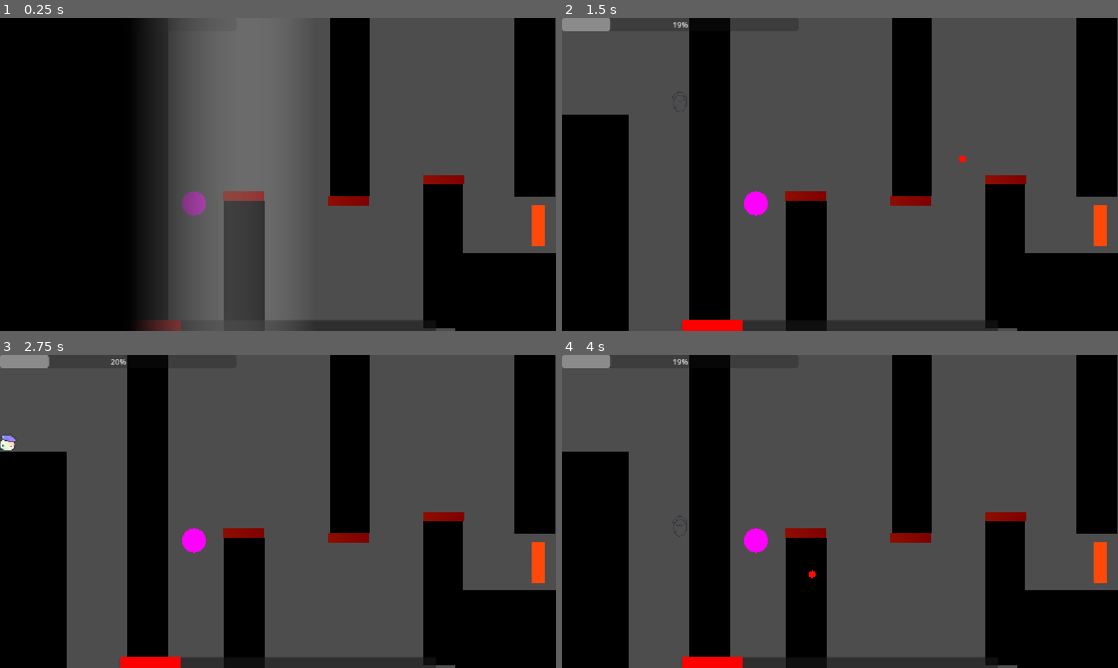
Above: before the commit, frames 1-4 (two rows, left to right).
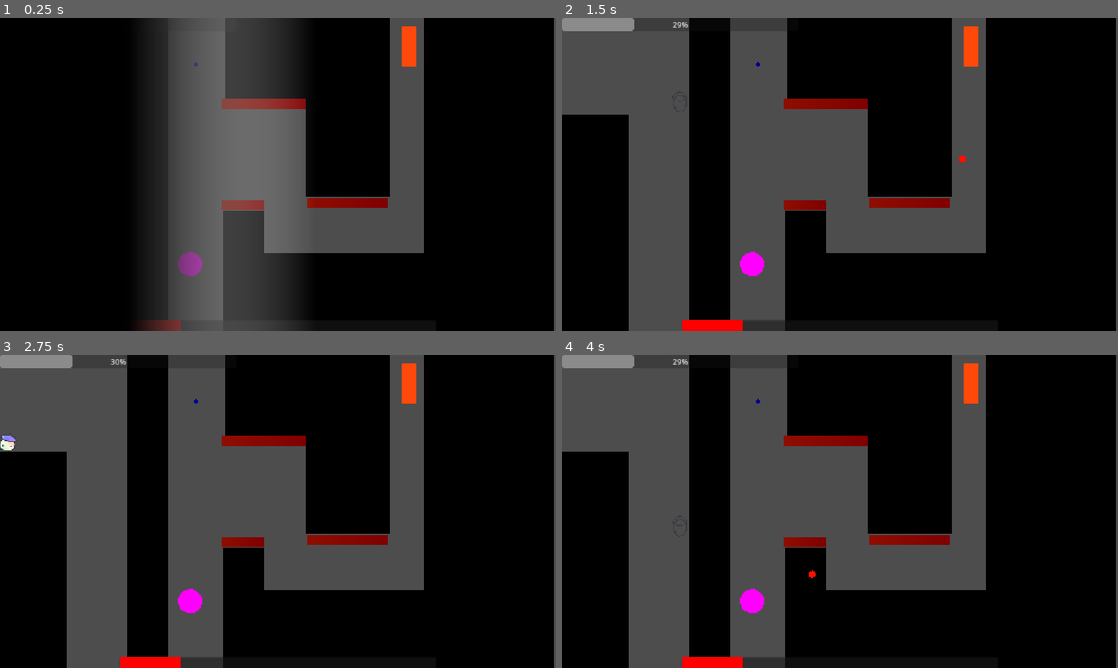
Above: after the commit, the same moments.

Repository: Cayuga007/summer-summit-2026
Game: Godot game, scene res://Levels/Level_13.tscn
Two runs of this game, one before a commit and one after it. Both use one fixed random seed, a clock stepped at 60 frames per second and the inputs below. This scene is started directly instead of the project's main scene. The engine's default icon, where the game draws it, is replaced by a stand-in: a white triangle on a blue panel in a dark square.
Inputs (mouse positions are in pixels of both pictures, inside the frame that each line leads up to):
- Up to frame 1 (0.25 s): no input
- Up to frame 2 (1.5 s): move the mouse to (962, 158) at 0.52 s; hold D (right) from 0.53 s (still down); click (962, 158) at 0.67 s; tap Space (jump) at 0.77 s; tap Enter at 1.25 s; move the mouse to (728, 190) at 1.27 s
- Up to frame 3 (2.75 s): tap Space (jump) at 1.52, 2 s; move the mouse to (333, 442) at 2.02 s; release D (right) at 2.03 s; hold A (left) from 2.03 s (still down)
- Up to frame 4 (4 s): move the mouse to (812, 574) at 2.77 s; release A (left) at 2.78 s; hold D (right) from 2.78 s (still down); click (812, 574) at 2.92 s; tap Space (jump) at 3.02, 3.77 s; tap Enter at 3.5 s; move the mouse to (1006, 558) at 3.52 s

The runs differ from the first frame. In frame 1, 30% of the frame differs, in the area x 32-100%, y 0-100%; in frame 2, 30%, in the area x 8-100%, y 0-100%; in frame 3, 30%; in frame 4, 30%.

Commit message:
lvl 13, 14, and remove portal collider

Diff:
--- a/Levels/Level_13.tscn
+++ b/Levels/Level_13.tscn
@@ -11,89 +11,85 @@
 
 [sub_resource type="WorldBoundaryShape2D" id="WorldBoundaryShape2D_8a5oj"]
 
-[node name="Level_13" type="Node2D" node_paths=PackedStringArray("_buckets")]
+[node name="Level_13" type="Node2D" unique_id=389958481 node_paths=PackedStringArray("_buckets")]
 script = ExtResource("1_73ky0")
 _buckets = NodePath("Buckets")
-starting_paint_amount = 20.0
+starting_paint_amount = 30.0
 
-[node name="LevelCompleted" parent="." instance=ExtResource("2_cggpm")]
+[node name="LevelCompleted" parent="." unique_id=798327044 instance=ExtResource("2_cggpm")]
 visible = false
 
-[node name="Camera2D" type="Camera2D" parent="."]
+[node name="Camera2D" type="Camera2D" parent="." unique_id=837408743]
 zoom = Vector2(0.5, 0.5)
 
-[node name="Player" parent="." instance=ExtResource("3_t02o0")]
+[node name="Player" parent="." unique_id=864404923 instance=ExtResource("3_t02o0")]
 position = Vector2(-1020, -288)
 
-[node name="Platform" parent="." instance=ExtResource("4_tsrm8")]
+[node name="Platform" parent="." unique_id=1905428966 instance=ExtResource("4_tsrm8")]
 position = Vector2(-1018, 207.00002)
 scale = Vector2(2.8399947, 9.04)
 
-[node name="Platform2" parent="." instance=ExtResource("4_tsrm8")]
+[node name="Platform2" parent="." unique_id=859226991 instance=ExtResource("4_tsrm8")]
 position = Vector2(-540, -3.0000153)
 scale = Vector2(1.6799948, 13.2)
 
-[node name="Platform3" parent="." instance=ExtResource("4_tsrm8")]
-position = Vector2(-138, 379)
+[node name="Platform3" parent="." unique_id=1164574962 instance=ExtResource("4_tsrm8")]
+position = Vector2(-142, 417.99994)
 scale = Vector2(1.6799948, 5.3599997)
 
-[node name="Platform4" parent="." instance=ExtResource("4_tsrm8")]
-position = Vector2(298, -284.99997)
-scale = Vector2(1.6799948, 7.4399996)
+[node name="Platform7" parent="." unique_id=1911292054 instance=ExtResource("4_tsrm8")]
+position = Vector2(248, 489)
+scale = Vector2(7.1199937, 3.2799993)
 
-[node name="Platform5" parent="." instance=ExtResource("4_tsrm8")]
-position = Vector2(684, 337.00003)
-scale = Vector2(1.6799948, 5.9599996)
-
-[node name="Platform6" parent="." instance=ExtResource("4_tsrm8")]
-position = Vector2(1064, -279)
-scale = Vector2(1.6799948, 7.4799995)
-
-[node name="Platform7" parent="." instance=ExtResource("4_tsrm8")]
-position = Vector2(952, 489)
-scale = Vector2(4.359995, 3.2799993)
-
-[node name="Floor" type="StaticBody2D" parent="."]
+[node name="Floor" type="StaticBody2D" parent="." unique_id=1014523875]
 position = Vector2(0, 666)
 
-[node name="CollisionShape2D" type="CollisionShape2D" parent="Floor"]
+[node name="CollisionShape2D" type="CollisionShape2D" parent="Floor" unique_id=2023435161]
 shape = SubResource("WorldBoundaryShape2D_8a5oj")
 
-[node name="VictoryDoor" parent="." instance=ExtResource("5_u4n5n")]
-position = Vector2(1080, 212.00002)
+[node name="VictoryDoor" parent="." unique_id=1387641807 instance=ExtResource("5_u4n5n")]
+position = Vector2(543, -529)
 
-[node name="Ceiling" type="StaticBody2D" parent="."]
+[node name="Ceiling" type="StaticBody2D" parent="." unique_id=787770268]
 position = Vector2(4, -688)
 rotation = -3.1415925
 
-[node name="CollisionShape2D" type="CollisionShape2D" parent="Ceiling"]
+[node name="CollisionShape2D" type="CollisionShape2D" parent="Ceiling" unique_id=706705655]
 shape = SubResource("WorldBoundaryShape2D_8a5oj")
 
-[node name="HazardBlock4" parent="." instance=ExtResource("6_74g1q")]
-position = Vector2(-136, 88.00001)
+[node name="HazardBlock4" parent="." unique_id=828659491 instance=ExtResource("6_74g1q")]
+position = Vector2(-140, 126.99994)
 scale = Vector2(5.329069, 1.16)
 
-[node name="HazardBlock5" parent="." instance=ExtResource("6_74g1q")]
-position = Vector2(296, 108)
-scale = Vector2(5.329069, 1.16)
+[node name="Platform8" parent="." unique_id=1487216132 instance=ExtResource("4_tsrm8")]
+position = Vector2(-46, -576)
+scale = Vector2(3.4580107, 5.3599997)
 
-[node name="HazardBlock6" parent="." instance=ExtResource("6_74g1q")]
-position = Vector2(692, 20.000008)
-scale = Vector2(5.329069, 1.16)
+[node name="HazardBlock7" parent="." unique_id=2111362905 instance=ExtResource("6_74g1q")]
+position = Vector2(-44, -293)
+scale = Vector2(10.969069, 1.16)
 
-[node name="Buckets" type="Node2D" parent="."]
+[node name="Platform9" parent="." unique_id=232114850 instance=ExtResource("4_tsrm8")]
+position = Vector2(290, -294)
+scale = Vector2(3.4660585, 7.76)
 
-[node name="Bucket" parent="Buckets" instance=ExtResource("7_xivkf")]
-position = Vector2(-348, 120)
+[node name="HazardBlock8" parent="." unique_id=284748221 instance=ExtResource("6_74g1q")]
+position = Vector2(299, 117.99997)
+scale = Vector2(10.489071, 1.16)
+
+[node name="Buckets" type="Node2D" parent="." unique_id=691748122]
+
+[node name="Bucket" parent="Buckets" unique_id=1076440276 instance=ExtResource("7_xivkf")]
+position = Vector2(-364, 372)
 fill_amount = 20
 
-[node name="PortalPlatform" parent="." instance=ExtResource("8_cggpm")]
-position = Vector2(-340, 539)
+[node name="PortalPlatform" parent="." unique_id=2045743167 instance=ExtResource("8_cggpm")]
+position = Vector2(-340, -455)
 
-[node name="Wall" parent="." instance=ExtResource("4_tsrm8")]
+[node name="Wall" parent="." unique_id=2052011722 instance=ExtResource("4_tsrm8")]
 position = Vector2(-1206, 15)
 scale = Vector2(0.880003, 13.560001)
 
-[node name="Wall2" parent="." instance=ExtResource("4_tsrm8")]
-position = Vector2(1203, 15)
-scale = Vector2(0.880003, 13.560001)
+[node name="Wall2" parent="." unique_id=953986725 instance=ExtResource("4_tsrm8")]
+position = Vector2(873, 15)
+scale = Vector2(5.4000053, 13.560001)
--- a/Levels/Level_14.tscn
+++ b/Levels/Level_14.tscn
@@ -10,92 +10,73 @@
 
 [sub_resource type="WorldBoundaryShape2D" id="WorldBoundaryShape2D_8a5oj"]
 
-[node name="Level_14" type="Node2D"]
+[node name="Level_14" type="Node2D" unique_id=1071581743]
 script = ExtResource("1_bihxa")
-starting_paint_amount = 50.0
 
-[node name="LevelCompleted" parent="." instance=ExtResource("2_ruyes")]
+[node name="LevelCompleted" parent="." unique_id=1687650689 instance=ExtResource("2_ruyes")]
 visible = false
 
-[node name="Camera2D" type="Camera2D" parent="."]
+[node name="Camera2D" type="Camera2D" parent="." unique_id=246837316]
 zoom = Vector2(0.5, 0.5)
 
-[node name="Player" parent="." instance=ExtResource("3_ur2v3")]
+[node name="Player" parent="." unique_id=1891517377 instance=ExtResource("3_ur2v3")]
 position = Vector2(-1020, 482)
 
-[node name="Platform" parent="." instance=ExtResource("4_cew5e")]
+[node name="Platform" parent="." unique_id=325479051 instance=ExtResource("4_cew5e")]
 position = Vector2(-4, 601)
 scale = Vector2(23.639994, 1.0400009)
 
-[node name="Platform2" parent="." instance=ExtResource("4_cew5e")]
+[node name="Platform2" parent="." unique_id=1444246601 instance=ExtResource("4_cew5e")]
 position = Vector2(-4, 315)
 scale = Vector2(23.639994, 1.0400009)
 
-[node name="Platform4" parent="." instance=ExtResource("4_cew5e")]
-position = Vector2(-220.00003, -607)
-scale = Vector2(10.879993, 1.0400009)
-
-[node name="Platform6" parent="." instance=ExtResource("4_cew5e")]
-position = Vector2(10.000008, -161)
-scale = Vector2(3.4799938, 1.0400009)
-
-[node name="Platform5" parent="." instance=ExtResource("4_cew5e")]
-position = Vector2(244, -333)
-scale = Vector2(1.239994, 4.480001)
-
-[node name="Platform3" parent="." instance=ExtResource("4_cew5e")]
-position = Vector2(-968, -185)
-scale = Vector2(4.2799945, 9.360001)
-
-[node name="Platform7" parent="." instance=ExtResource("4_cew5e")]
-position = Vector2(1018, -71)
+[node name="Platform7" parent="." unique_id=1965200140 instance=ExtResource("4_cew5e")]
+position = Vector2(-1027, -454)
 scale = Vector2(2.8399944, 6.88)
 
-[node name="Floor" type="StaticBody2D" parent="."]
+[node name="Floor" type="StaticBody2D" parent="." unique_id=1653428672]
 position = Vector2(0, 666)
 
-[node name="CollisionShape2D" type="CollisionShape2D" parent="Floor"]
+[node name="CollisionShape2D" type="CollisionShape2D" parent="Floor" unique_id=952907621]
 shape = SubResource("WorldBoundaryShape2D_8a5oj")
 
-[node name="VictoryDoor" parent="." instance=ExtResource("5_w7fsl")]
-position = Vector2(12, -398)
+[node name="VictoryDoor" parent="." unique_id=908644381 instance=ExtResource("5_w7fsl")]
+position = Vector2(246, -83)
 
-[node name="Ceiling" type="StaticBody2D" parent="."]
+[node name="Ceiling" type="StaticBody2D" parent="." unique_id=830335207]
 position = Vector2(4, -688)
 rotation = -3.1415925
 
-[node name="CollisionShape2D" type="CollisionShape2D" parent="Ceiling"]
+[node name="CollisionShape2D" type="CollisionShape2D" parent="Ceiling" unique_id=513721354]
 shape = SubResource("WorldBoundaryShape2D_8a5oj")
 
-[node name="HazardBlock4" parent="." instance=ExtResource("6_fwsov")]
-position = Vector2(96, -87.99999)
-scale = Vector2(15.409069, 1.16)
+[node name="HazardBlock5" parent="." unique_id=1587802551 instance=ExtResource("6_fwsov")]
+position = Vector2(38, 241.00002)
+scale = Vector2(74.56907, 1.16)
 
-[node name="HazardBlock7" parent="." instance=ExtResource("6_fwsov")]
-position = Vector2(-566, 21.999971)
-rotation = 0.41272888
-scale = Vector2(12.250543, 1.16)
+[node name="HazardBlock7" parent="." unique_id=2111362905 instance=ExtResource("6_fwsov")]
+position = Vector2(-210, -152)
+scale = Vector2(8.169067, 1.16)
 
-[node name="HazardBlock8" parent="." instance=ExtResource("6_fwsov")]
-position = Vector2(-341.9999, -198.00003)
-rotation = 0.41272888
-scale = Vector2(12.250543, 1.16)
-
-[node name="HazardBlock5" parent="." instance=ExtResource("6_fwsov")]
-position = Vector2(115.99999, 248.00002)
-scale = Vector2(51.529068, 1.16)
-
-[node name="HazardBlock6" parent="." instance=ExtResource("6_fwsov")]
-position = Vector2(1026, -434.00003)
+[node name="HazardBlock6" parent="." unique_id=696902360 instance=ExtResource("6_fwsov")]
+position = Vector2(-1019, -114)
 scale = Vector2(8.769069, 1.16)
 
-[node name="PortalPlatform" parent="." instance=ExtResource("7_npj2g")]
-position = Vector2(1033, -551)
+[node name="PortalPlatform" parent="." unique_id=1779441807 instance=ExtResource("7_npj2g")]
+position = Vector2(-1026, 73)
 
-[node name="Wall" parent="." instance=ExtResource("4_cew5e")]
+[node name="Wall" parent="." unique_id=18446848 instance=ExtResource("4_cew5e")]
 position = Vector2(-1206, 15)
 scale = Vector2(0.880003, 13.560001)
 
-[node name="Wall2" parent="." instance=ExtResource("4_cew5e")]
+[node name="Wall2" parent="." unique_id=216890680 instance=ExtResource("4_cew5e")]
 position = Vector2(1203, 15)
 scale = Vector2(0.880003, 13.560001)
+
+[node name="Wall4" parent="." unique_id=1487216132 instance=ExtResource("4_cew5e")]
+position = Vector2(762.00006, -200)
+scale = Vector2(9.120005, 9.600002)
+
+[node name="Wall3" parent="." unique_id=1207660801 instance=ExtResource("4_cew5e")]
+position = Vector2(-218, 64)
+scale = Vector2(2.600003, 4.0000005)
--- a/platforms/PortalPlatform.tscn
+++ b/platforms/PortalPlatform.tscn
@@ -2,9 +2,9 @@
 
 [ext_resource type="Script" uid="uid://b1id6mpmjl6ot" path="res://Scripts/portal_platform.gd" id="1_hufnu"]
 
-[sub_resource type="CircleShape2D" id="CircleShape2D_wnu83"]
-
 [sub_resource type="SphereMesh" id="SphereMesh_tuo1d"]
+radius = 9.646
+height = 19.293
 
 [sub_resource type="CircleShape2D" id="CircleShape2D_7q2t7"]
 radius = 11.0
@@ -12,9 +12,6 @@
 [node name="PortalPlatform" type="StaticBody2D" unique_id=1487216132 groups=["portal"]]
 modulate = Color(0, 1, 0.5764706, 1)
 script = ExtResource("1_hufnu")
-
-[node name="CollisionShape2D" type="CollisionShape2D" parent="." unique_id=282006335]
-shape = SubResource("CircleShape2D_wnu83")
 
 [node name="MeshInstance2D" type="MeshInstance2D" parent="." unique_id=2135289451]
 modulate = Color(0.43529412, 0, 1, 1)
Not shown: 1 places in Levels/Level_13.tscn that only renumber resources
Not shown: 1 places in Levels/Level_14.tscn that only renumber resources
